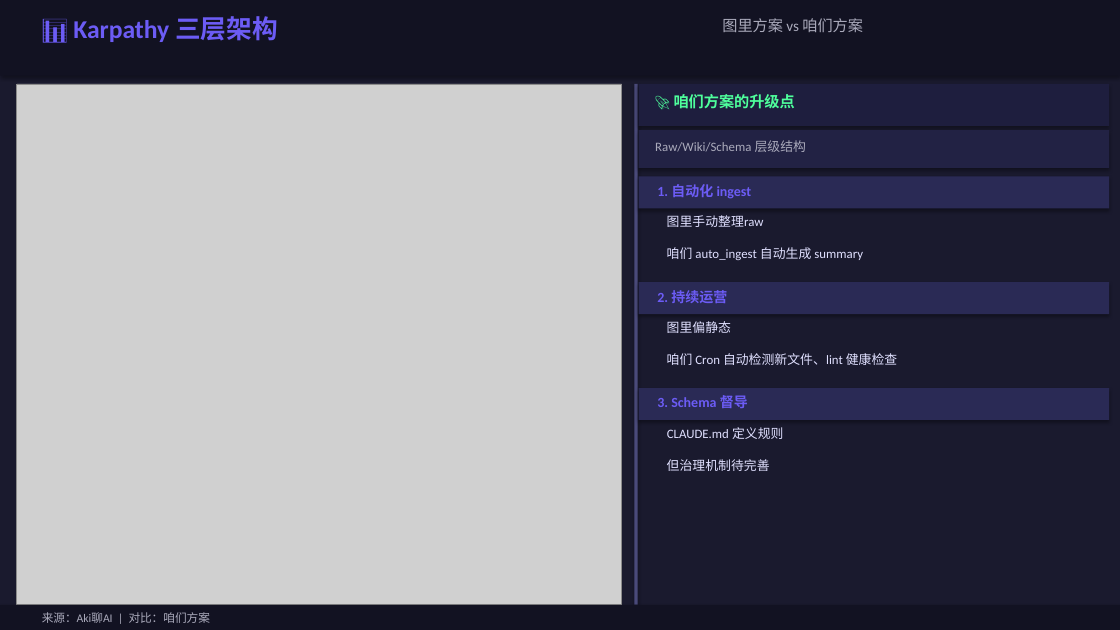
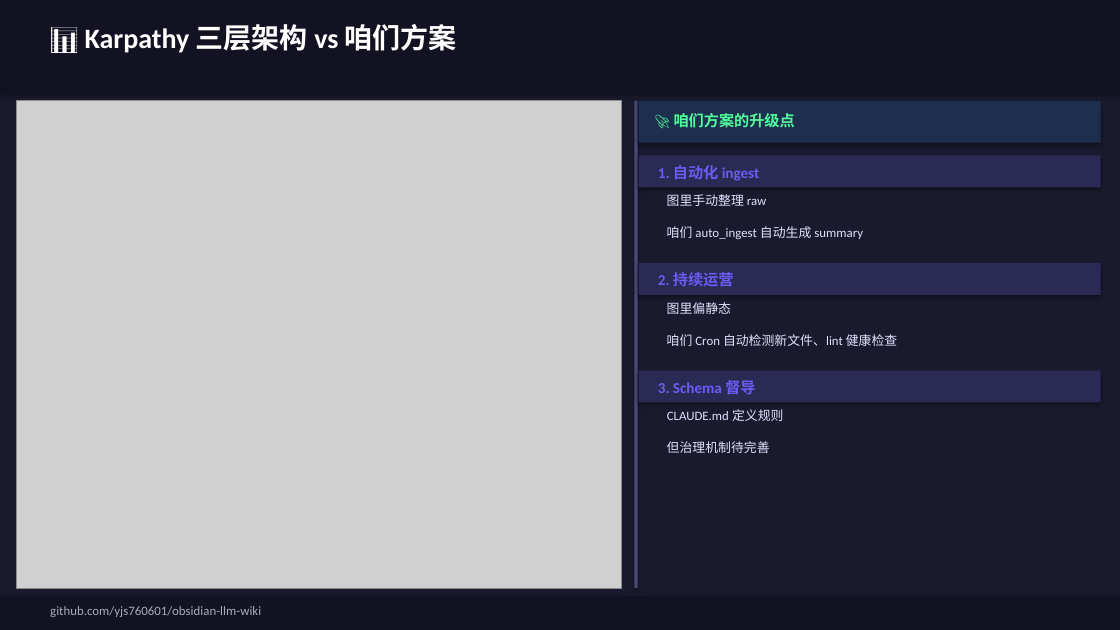
Before and after one commit to JohnsonYangJS/obsidian-llm-wiki, a slide deck: slide 4 of output/LLM_Wiki_OpenClaw_Obsidian_完整版.pptx (slide 13 before the commit). Drawn at 1120x630 pixels with LibreOffice and Linux fonts; fonts in the diff are those of the drawing; grey boxes stand for pictures. Boxes give left, top, right and bottom in pixels: in the first picture for what was removed or moved away, otherwise in the second. Text is boxed around its words. In the diff, an @@ line names an element or a change of style, - is before the commit and + after.

```diff
--- a/output/LLM_Wiki_OpenClaw_Obsidian_完整版.pptx
+++ b/output/LLM_Wiki_OpenClaw_Obsidian_完整版.pptx
@@ rectangle: place and size @@
-rectangle at bbox=[0, 0, 1120, 76]
+rectangle at bbox=[0, 0, 1120, 92]
@@ text at bbox=[85, 24, 457, 53]: text changed; size 22 to 24 pt; text colour #6C5CF5 to #FFFFFF @@
-📊 Karpathy 三层架构
+📊 Karpathy 三层架构 vs 咱们方案
@@ text removed at bbox=[722, 18, 863, 32] @@
-图里方案 vs 咱们方案
@@ picture: place and size @@
-picture at bbox=[17, 84, 622, 605]
+picture at bbox=[17, 101, 622, 588]
@@ rectangle: place and size @@
-rectangle at bbox=[634, 84, 638, 605]
+rectangle at bbox=[634, 101, 638, 588]
@@ rectangle: place and size @@
-rectangle at bbox=[639, 84, 1109, 126]
+rectangle at bbox=[639, 101, 1101, 143]
@@ rectangle at bbox=[639, 101, 1101, 143]: fill #1E1E3E to #1E2E4E @@
@@ text "🚀 咱们方案的升级点": place and size @@
-text "🚀 咱们方案的升级点" at bbox=[674, 94, 795, 109]
+text "🚀 咱们方案的升级点" at bbox=[674, 113, 795, 128]
@@ rectangle removed at bbox=[639, 130, 1109, 168] @@
@@ text removed at bbox=[655, 140, 806, 152] @@
-Raw/Wiki/Schema 层级结构
@@ rectangle: place and size @@
-rectangle at bbox=[639, 176, 1109, 208]
+rectangle at bbox=[639, 155, 1101, 187]
@@ size 12 to 13 pt in 3 elements at bbox=[658, 380, 755, 394], bbox=[658, 272, 734, 286], bbox=[658, 165, 760, 181] @@
@@ text "1. 自动化 ingest": place and size @@
-text "1. 自动化 ingest" at bbox=[657, 184, 752, 199]
+text "1. 自动化 ingest" at bbox=[658, 165, 760, 181]
@@ text at bbox=[667, 194, 766, 206]: spaces changed @@
-图里手动整理raw
+图里手动整理 raw
@@ text "咱们 auto_ingest 自动生成 summary": place and size @@
-text "咱们 auto_ingest 自动生成 summary" at bbox=[667, 247, 863, 260]
+text "咱们 auto_ingest 自动生成 summary" at bbox=[667, 226, 863, 239]
@@ rectangle: place and size @@
-rectangle at bbox=[639, 282, 1109, 314]
+rectangle at bbox=[639, 263, 1101, 295]
@@ text "2. 持续运营": place and size @@
-text "2. 持续运营" at bbox=[657, 290, 727, 303]
+text "2. 持续运营" at bbox=[658, 272, 734, 286]
@@ text "图里偏静态": place and size @@
-text "图里偏静态" at bbox=[667, 321, 731, 333]
+text "图里偏静态" at bbox=[667, 302, 731, 314]
@@ text "咱们 Cron 自动检测新文件、lint 健康检查": place and size @@
-text "咱们 Cron 自动检测新文件、lint 健康检查" at bbox=[667, 353, 897, 365]
+text "咱们 Cron 自动检测新文件、lint 健康检查" at bbox=[667, 334, 897, 346]
@@ rectangle: place and size @@
-rectangle at bbox=[639, 388, 1109, 420]
+rectangle at bbox=[639, 371, 1101, 402]
@@ text "3. Schema 督导": place and size @@
-text "3. Schema 督导" at bbox=[657, 395, 748, 408]
+text "3. Schema 督导" at bbox=[658, 380, 755, 394]
@@ text "CLAUDE.md 定义规则": place and size @@
-text "CLAUDE.md 定义规则" at bbox=[667, 427, 783, 439]
+text "CLAUDE.md 定义规则" at bbox=[667, 409, 783, 421]
@@ text "但治理机制待完善": place and size @@
-text "但治理机制待完善" at bbox=[667, 459, 770, 471]
+text "但治理机制待完善" at bbox=[667, 441, 770, 453]
@@ rectangle: place and size @@
-rectangle at bbox=[0, 605, 1120, 630]
+rectangle at bbox=[0, 597, 1120, 630]
@@ text added at bbox=[33, 606, 104, 611], 10 pt, text #AAAABB @@
+来源：Aki聊AI
@@ text removed at bbox=[42, 612, 210, 623] @@
-来源：Aki聊AI | 对比：咱们方案
@@ text added at bbox=[50, 606, 261, 617], 11 pt, text #AAAABB @@
+github.com/yjs760601/obsidian-llm-wiki
```
Also in this commit, not shown: 7 other slides changed, 3 slides added, 8 slides removed.
